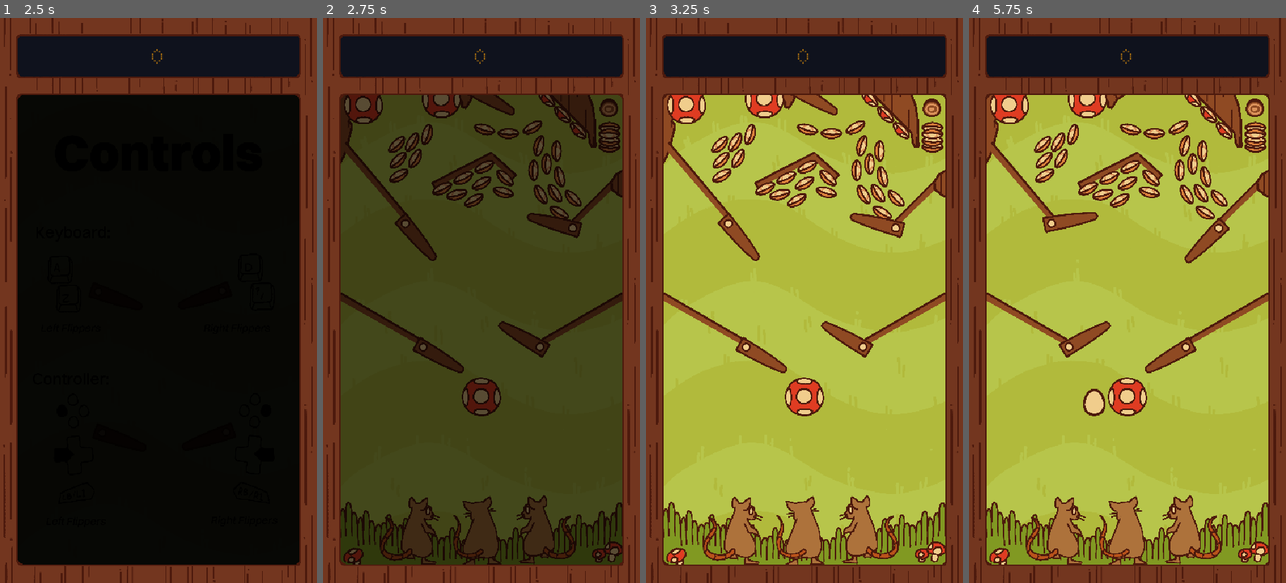
Above: before the commit, frames 1-4 (left to right).
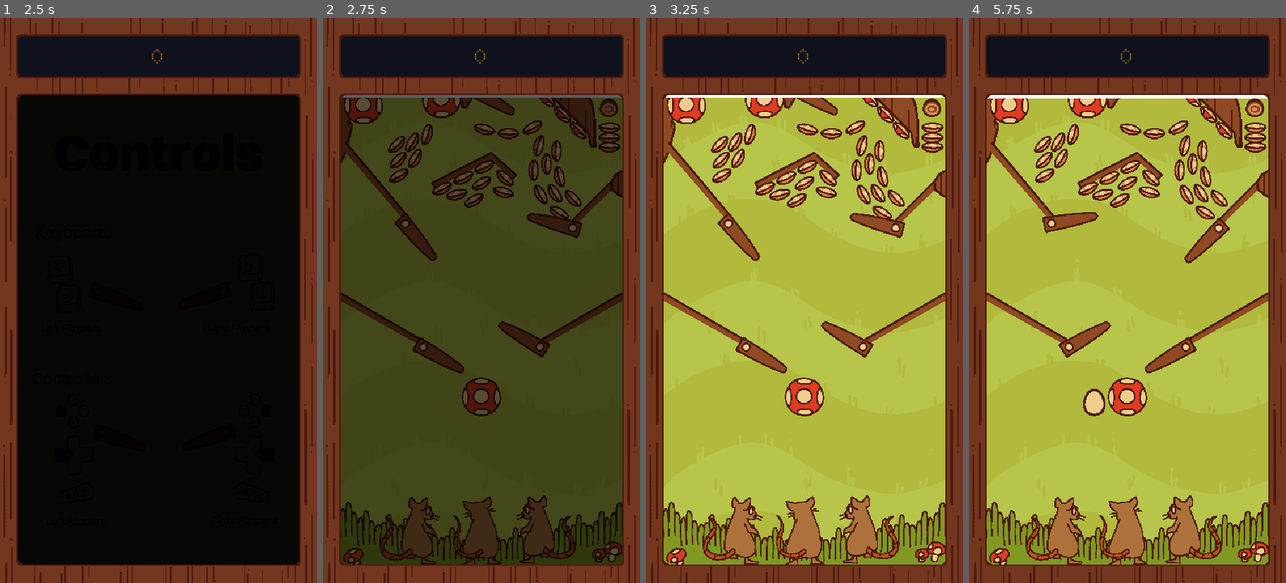
Above: after the commit, the same moments.

Repository: Lilacqualia/gjtnp-gjenp
Game: Godot game, scene res://scenes/conductor.tscn
Two runs of this game, one before a commit and one after it. Both use one fixed random seed, a clock stepped at 60 frames per second and the inputs below.
Inputs:
- Up to frame 1 (2.5 s): tap Enter at 0.5 s; hold D (Right Flipper) 0.53-1.28 s; hold Space (Start Game) 0.53-1.28 s; hold A (Left Flipper) 1.28-2.03 s; tap Space (Start Game) at 1.35 s; hold D (Right Flipper) from 2.03 s (still down); hold Space (Start Game) from 2.03 s (still down)
- Up to frame 2 (2.75 s): keep holding D (Right Flipper); keep holding Space (Start Game)
- Up to frame 3 (3.25 s): keep holding D (Right Flipper); release Space (Start Game) at 2.78 s; tap Space (Start Game) at 2.85 s
- Up to frame 4 (5.75 s): tap Space (Start Game) at 3.5, 4.35, 5 s; release D (Right Flipper) at 3.53 s; hold Space (Start Game) 3.53-4.28 s; hold A (Left Flipper) from 3.53 s (still down); hold Space (Start Game) from 5.03 s (still down)

Frame 1 is identical in both runs. In frame 2, 0.6% of the frame differs, in the area x 6-95%, y 13-23%; in frame 3, 0.6%; in frame 4, 0.7%, in the area x 5-95%, y 13-23%.

Commit message:
Speculative fix for ball sticking between top boundary and objects.

Diff:
--- a/src/scenes/table_forest.tscn
+++ b/src/scenes/table_forest.tscn
@@ -12,6 +12,7 @@
 [ext_resource type="PackedScene" uid="uid://cm6hvch6j73dc" path="res://scenes/one_way_platform.tscn" id="10_o62vd"]
 [ext_resource type="PackedScene" uid="uid://ii5arflhyl76" path="res://scenes/damage_kicker.tscn" id="11_g6b73"]
 [ext_resource type="AudioStream" uid="uid://cdguae702k2sf" path="res://bgm/ost_rat_grove-r1.wav" id="11_kfj14"]
+[ext_resource type="Script" uid="uid://cux2wtd276xbj" path="res://scripts/top.gd" id="12_ijlaf"]
 
 [sub_resource type="WorldBoundaryShape2D" id="WorldBoundaryShape2D_bafsl"]
 
@@ -213,15 +214,11 @@
 position = Vector2(508, 152)
 
 [node name="DropTarget3" parent="ScrollableElements/Stage1/SideLog" unique_id=1228208340 instance=ExtResource("5_3pj8s")]
-position = Vector2(508, 142)
+position = Vector2(508, 136)
 
 [node name="DropTarget16" parent="ScrollableElements/Stage1/SideLog" unique_id=947728904 instance=ExtResource("5_3pj8s")]
 position = Vector2(508, 119)
-rotation = 3.1415925
-
-[node name="DropTarget4" parent="ScrollableElements/Stage1/SideLog" unique_id=424188433 instance=ExtResource("5_3pj8s")]
-position = Vector2(508, 130)
-rotation = -3.1415927
+rotation = 6.2831855
 
 [node name="OneWayPlatform4" parent="ScrollableElements/Stage1/SideLog" unique_id=585967027 instance=ExtResource("10_o62vd")]
 position = Vector2(356, -68.00001)
@@ -907,11 +904,17 @@
 position = Vector2(0, 730)
 
 [node name="GameBoundaries" type="StaticBody2D" parent="NonScrollableElements" unique_id=207949395 groups=["walls"]]
-visible = false
 
 [node name="Top" type="CollisionShape2D" parent="NonScrollableElements/GameBoundaries" unique_id=1289416659]
 rotation = -3.1415925
 shape = SubResource("WorldBoundaryShape2D_bafsl")
+script = ExtResource("12_ijlaf")
+
+[node name="ColorRect" type="ColorRect" parent="NonScrollableElements/GameBoundaries/Top" unique_id=318846503]
+offset_left = -491.89532
+offset_top = -5.9999256
+offset_right = 32.0
+offset_bottom = 34.000076
 
 [node name="Left" type="CollisionShape2D" parent="NonScrollableElements/GameBoundaries" unique_id=1649108349]
 rotation = 1.5707964
--- /dev/null
+++ b/src/scripts/top.gd
@@ -0,0 +1,5 @@
+extends CollisionShape2D
+
+# Vibrate up and down to prevent ball sticking between boundary and objects.
+func _physics_process(_delta: float) -> void:
+	position.y = sin(Time.get_ticks_msec() / 20.0)
Not shown, added: src/scripts/top.gd.uid
